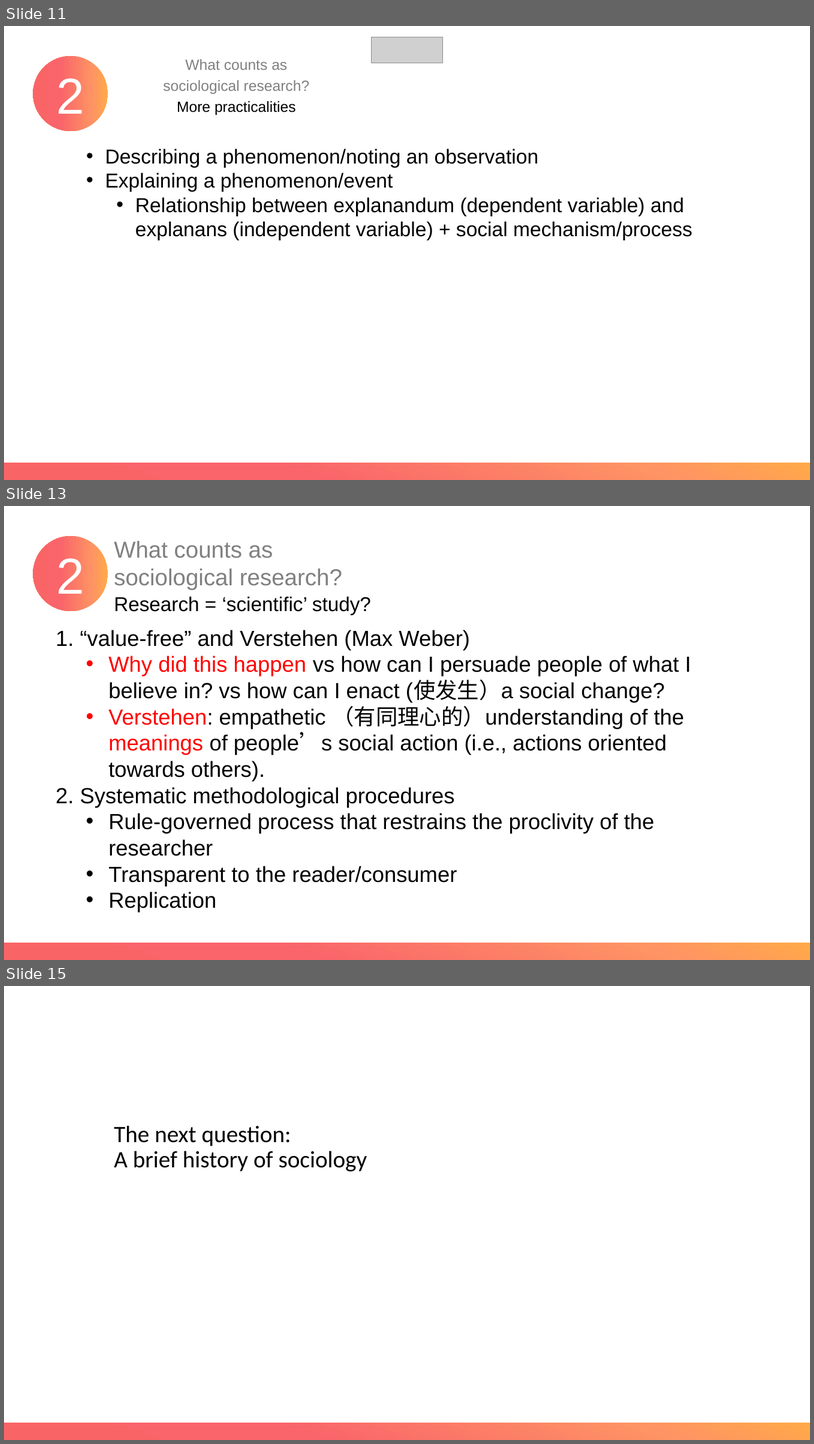
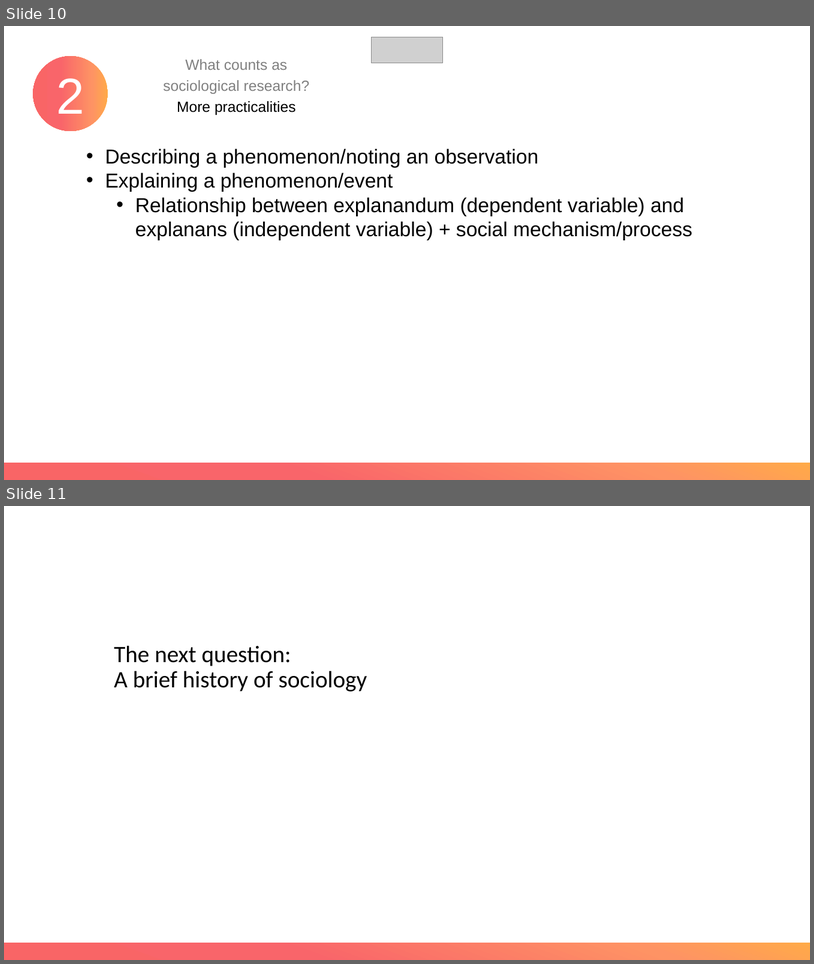
Before and after one commit to XueWenSYan/Intro_to_sociology, a slide deck: Meetings 1 & 2.pptx. Shown one above the other, each under a label of ours: slides 11, 13 and 15 before the commit, slides 10 and 11 after it; the slides between them are not shown. The pictures are 814x1444 and 814x964 pixels, drawn with LibreOffice and Linux fonts; fonts in the diff are those of the drawing; grey boxes stand for pictures. Boxes give left, top, right and bottom in pixels: in the first picture for what was removed or moved away, otherwise in the second. Text is boxed around its words. In the diff, an @@ line names an element or a change of style, - is before the commit and + after.

```diff
--- a/Meetings 1 & 2.pptx
+++ b/Meetings 1 & 2.pptx
@@ slide 13 removed at (x1=4, y1=506, x2=810, y2=960), background #FFFFFF @@
@@ ellipse removed at (x1=33, y1=536, x2=108, y2=611) @@
-2
@@ text removed at (x1=114, y1=541, x2=371, y2=615) @@
-What counts as
-sociological research?
-Research = ‘scientific’ study?
@@ text removed at (x1=56, y1=630, x2=692, y2=912) @@
-1. “value-free” and Verstehen (Max Weber)
-  • Why did this happen vs how can I persuade people of what I believe in? vs how can I enact (使发生）a social change?
-  • Verstehen: empathetic （有同理心的）understanding of the meanings of people’s social action (i.e., actions oriented towards others).
-2. Systematic methodological procedures
-  • Rule-governed process that restrains the proclivity of the researcher
-  • Transparent to the reader/consumer
-  • Replication
@@ rectangle removed at (x1=4, y1=942, x2=810, y2=960) @@
@@ what was slide 11 is now slide 10 @@
@@ what was slide 15 is now slide 11 @@
```
Also in this commit, not shown: 5 other slides removed, 1 other file.
